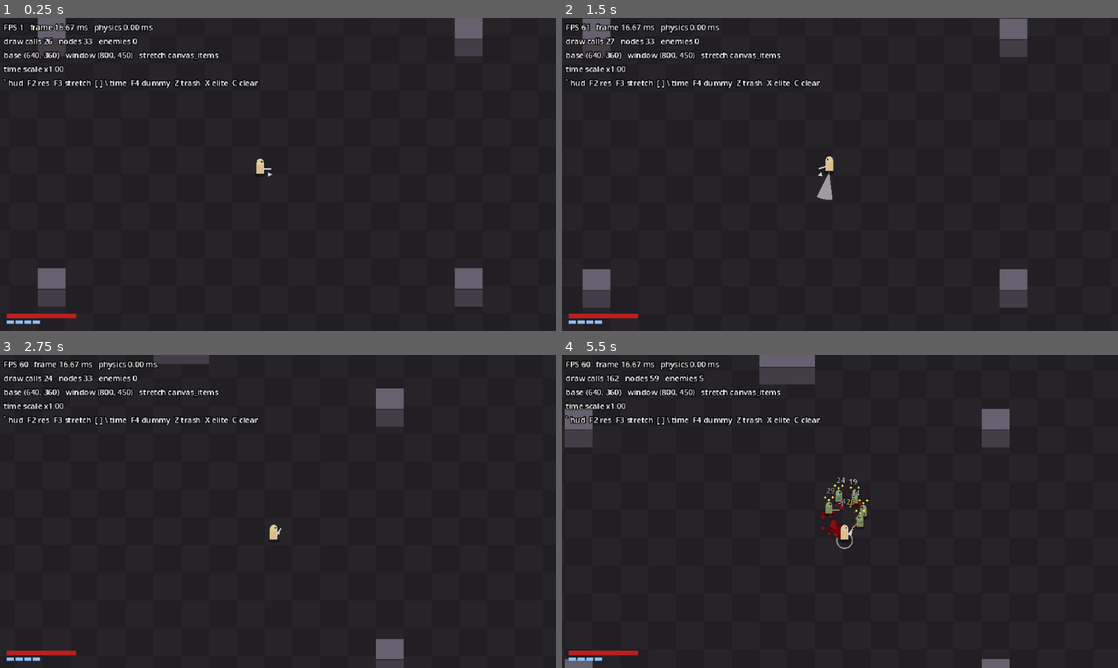
Above: before the commit, frames 1-4 (two rows, left to right).
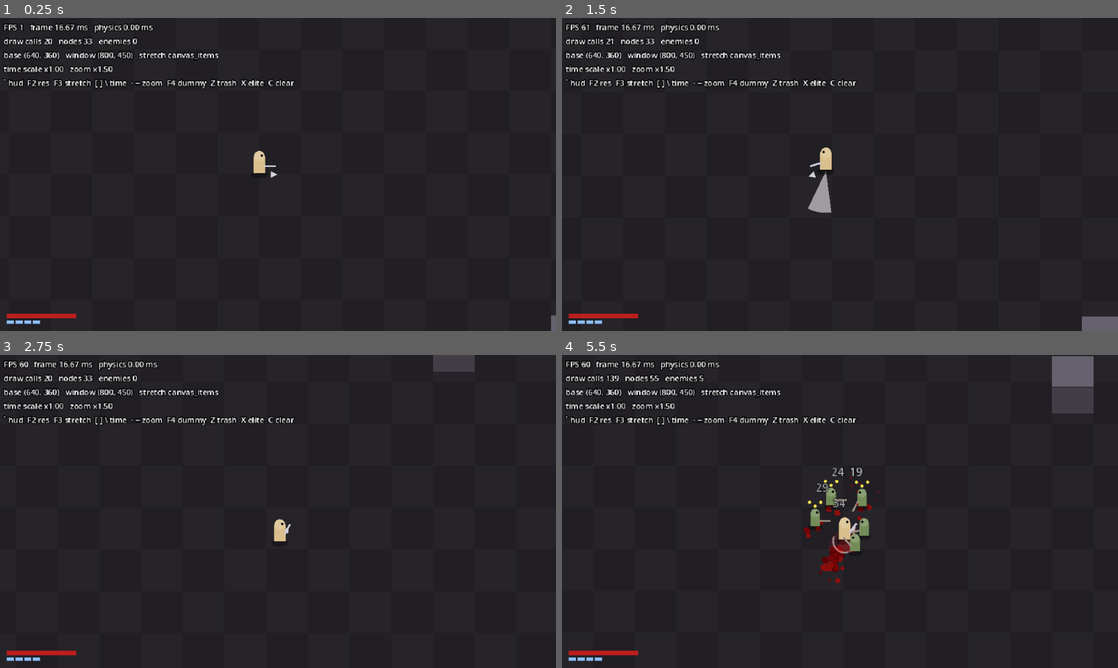
Above: after the commit, the same moments.

Repository: DiscoMorja/strawberry
Game: Godot game, scene res://levels/test_arena.tscn
The game is run twice, just before and just after one commit, with the same random seed, the same clock (stepped at 60 frames per second) and the same inputs.
Inputs (mouse positions are in pixels of both pictures, inside the frame that each line leads up to):
- Up to frame 1 (0.25 s): no input
- Up to frame 2 (1.5 s): tap Enter at 0.5 s; move the mouse to (962, 158) at 0.52 s; press the mouse at (962, 158) at 0.53 s; hold D (move_right) 0.53-1.25 s; release the mouse at (962, 158) at 1.25 s; drag from (728, 190) to (812, 237) at 1.27 s
- Up to frame 3 (2.75 s): move the mouse to (333, 442) at 2.02 s; hold D (move_right) from 2.03 s (still down); tap Space (dodge) at 2.1 s
- Up to frame 4 (5.5 s): release D (move_right) at 2.75 s; drag from (812, 574) to (673, 464) at 2.77 s; move the mouse to (1006, 558) at 3.52 s; hold A (move_left) 3.53-4.25 s; hold Right mouse button (block) 3.53-4.25 s; tap C (debug_clear_enemies) at 4.15 s; drag from (673, 464) to (756, 433) at 4.27 s; move the mouse to (867, 511) at 5.02 s; press the mouse at (867, 511) at 5.03 s; hold Z (debug_spawn_trash) from 5.03 s (still down)

The runs differ from the first frame. In frame 1, 2.9% of the frame differs, in the area x 6-100%, y 0-100%; in frame 2, 3.4%; in frame 3, 2.4%; in frame 4, 5.8%, in the area x 0-96%, y 0-100%.

Commit message:
Zoom camera in to 1.5x with debug zoom keys
Co-Authored-By: Claude Opus 5.5 <noreply@anthropic.com>

Diff:
--- a/core/camera_rig.gd
+++ b/core/camera_rig.gd
@@ -5,7 +5,9 @@
 ## Screen shake uses trauma (shake = trauma²) and is triggered through Juice.shake().
 
 @export var target: Node2D
-@export var look_ahead_distance: float = 40.0
+## World zoom on top of the base resolution. Higher = closer, easier to read split-second threats.
+@export var zoom_level: float = 1.5
+@export var look_ahead_distance: float = 28.0
 @export var look_ahead_smoothing: float = 6.0
 @export var max_shake_offset: float = 6.0
 @export var trauma_decay: float = 1.8
@@ -16,11 +18,17 @@
 
 func _ready() -> void:
 	add_to_group("game_camera")
+	zoom = Vector2(zoom_level, zoom_level)
 	position_smoothing_enabled = true
 	position_smoothing_speed = 8.0
 	if is_instance_valid(target):
 		global_position = target.global_position
 		reset_smoothing()
+
+
+func set_zoom_level(value: float) -> void:
+	zoom_level = clampf(value, 0.5, 4.0)
+	zoom = Vector2(zoom_level, zoom_level)
 
 
 func add_trauma(amount: float) -> void:
@@ -29,7 +37,7 @@
 
 func _process(delta: float) -> void:
 	_trauma = maxf(0.0, _trauma - trauma_decay * delta)
-	var shake := _trauma * _trauma * max_shake_offset
+	var shake := _trauma * _trauma * max_shake_offset / zoom_level
 	offset = Vector2(randf_range(-shake, shake), randf_range(-shake, shake))
 	if not is_instance_valid(target):
 		return
--- a/debug/debug_overlay.gd
+++ b/debug/debug_overlay.gd
@@ -49,6 +49,10 @@
 		_set_time_scale_index(_time_scale_index + 1)
 	elif event.is_action_pressed("debug_time_reset"):
 		_set_time_scale_index(DEFAULT_TIME_SCALE_INDEX)
+	elif event.is_action_pressed("debug_zoom_in") or event.is_action_pressed("debug_zoom_out"):
+		var step := 0.25 if event.is_action_pressed("debug_zoom_in") else -0.25
+		for camera in get_tree().get_nodes_in_group("game_camera"):
+			camera.set_zoom_level(camera.zoom_level + step)
 
 
 func _process(_delta: float) -> void:
@@ -68,9 +72,14 @@
 			get_tree().get_node_count_in_group("enemies"),
 		],
 		"base %s   window %s   stretch %s" % [window.content_scale_size, window.size, stretch],
-		"time scale x%.2f" % Juice.base_time_scale,
-		"` hud  F2 res  F3 stretch  [ ] \\ time  F4 dummy  Z trash  X elite  C clear",
+		"time scale x%.2f   zoom x%.2f" % [Juice.base_time_scale, _camera_zoom()],
+		"` hud  F2 res  F3 stretch  [ ] \\ time  - = zoom  F4 dummy  Z trash  X elite  C clear",
 	])
+
+
+func _camera_zoom() -> float:
+	var camera := get_tree().get_first_node_in_group("game_camera") as Camera2D
+	return camera.zoom.x if camera else 1.0
 
 
 func _set_time_scale_index(index: int) -> void:
--- a/project.godot
+++ b/project.godot
@@ -189,6 +189,16 @@
 debug_clear_enemies={
 "deadzone": 0.5,
 "events": [Object(InputEventKey,"resource_local_to_scene":false,"resource_name":"","device":-1,"window_id":0,"alt_press …(190 unchanged characters)…
+]
+}
+debug_zoom_in={
+"deadzone": 0.5,
+"events": [Object(InputEventKey,"resource_local_to_scene":false,"resource_name":"","device":-1,"window_id":0,"alt_pressed":false,"shift_pressed":false,"ctrl_pressed":false,"meta_pressed":false,"pressed":false,"keycode":61,"physical_keycode":0,"key_label":0,"unicode":0,"location":0,"echo":false,"script":null)
+]
+}
+debug_zoom_out={
+"deadzone": 0.5,
+"events": [Object(InputEventKey,"resource_local_to_scene":false,"resource_name":"","device":-1,"window_id":0,"alt_pressed":false,"shift_pressed":false,"ctrl_pressed":false,"meta_pressed":false,"pressed":false,"keycode":45,"physical_keycode":0,"key_label":0,"unicode":0,"location":0,"echo":false,"script":null)
 ]
 }
 
